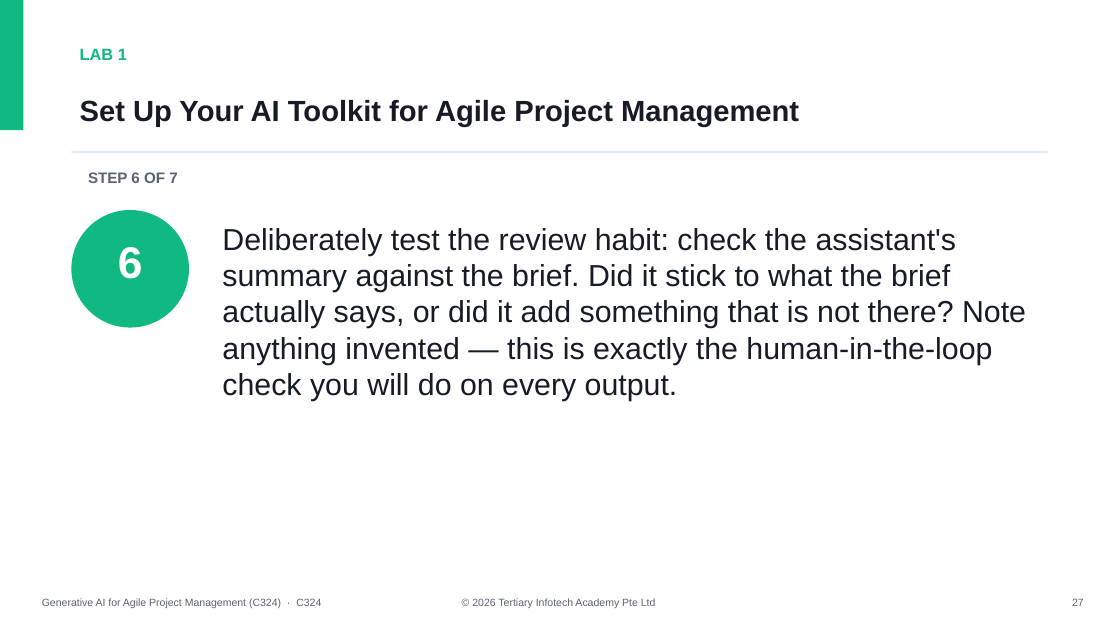
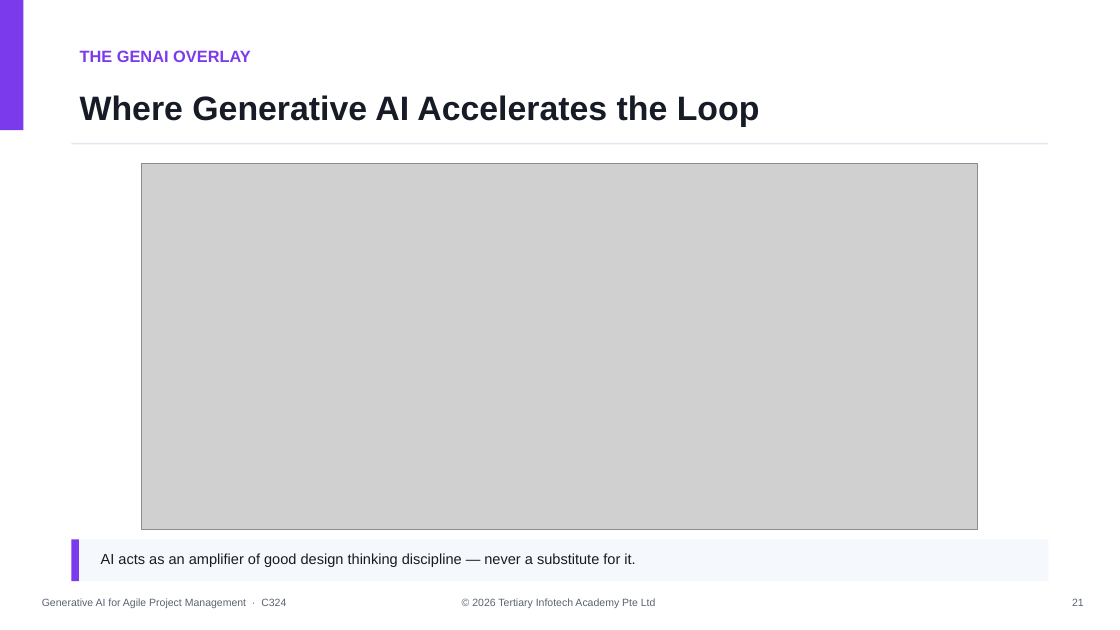
Before and after one commit to tertiarycourses/C324-Generative-AI-for-Agile-Project-Management, a slide deck: slide 21 of courseware/Generative AI for Agile Project Management (C324)-v1.0.pptx (slide 28 before the commit). Drawn at 1120x630 pixels with LibreOffice and Linux fonts; fonts in the diff are those of the drawing; grey boxes stand for pictures. Boxes give left, top, right and bottom in pixels: in the first picture for what was removed or moved away, otherwise in the second. Text is boxed around its words. In the diff, an @@ line names an element or a change of style, - is before the commit and + after.

```diff
--- a/courseware/Generative AI for Agile Project Management (C324)-v1.0.pptx
+++ b/courseware/Generative AI for Agile Project Management (C324)-v1.0.pptx
@@ rectangle at [0,0,24,130]: fill #10B981 to #7C3AED @@
@@ text at [80,50,251,62]: text changed; text colour #10B981 to #7C3AED @@
-LAB 1
+THE GENAI OVERLAY
@@ text at [80,95,760,127]: text changed; size 25 to 29 pt @@
-Set Up Your AI Toolkit for Agile Project Management
+Where Generative AI Accelerates the Loop
@@ rectangle: place and size @@
-rectangle at [71,151,1049,153]
+rectangle at [71,143,1049,145]
@@ text removed at [88,172,177,183] @@
-STEP 6 OF 7
@@ picture added at [142,164,978,529] @@
@@ ellipse removed at [71,210,189,328] @@
@@ text removed at [222,228,1026,401] @@
-Deliberately test the review habit: check the assistant's summary against the brief. Did it stick to what the brief actually says, or did it add something that is not there? Note anything invented — this is exactly the human-in-the-loop check you will do on every output.
@@ text removed at [118,247,143,279] @@
-6
@@ rectangle added at [71,539,1049,581], fill #F5F8FC @@
@@ rectangle added at [71,539,79,581], fill #7C3AED @@
@@ text added at [101,553,635,567], 12.5 pt, text #161B26 @@
+AI acts as an amplifier of good design thinking discipline — never a substitute for it.
@@ text at [42,598,286,608]: text changed @@
-Generative AI for Agile Project Management (C324) · C324
+Generative AI for Agile Project Management · C324
@@ text at [1072,598,1084,606]: text changed @@
-27
+21
```
Also in this commit, not shown: 19 other slides changed, 102 slides added, 130 slides removed, 51 other files.
